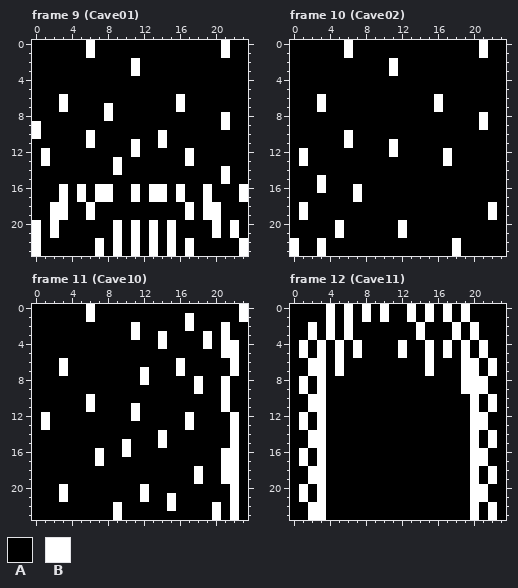
Pixel-art file: res/images/tileset.ase. The picture above was drawn from the file before the commit.
24x24 pixels, 16 frames. Shown: frame 9 (Cave01), frame 10 (Cave02), frame 11 (Cave10), frame 12 (Cave11). The commit also changed other frames, which this record leaves out.
Visible layers, top first: "Layer 3", "Layer 2", "Layer 1".
Palette (. is transparent): A #000000  B #ffffff
Pixels before, frame 9 (Cave01), first column x 0:
 0 AAAAAABAAAAAAAAAAAAAABAA
 1 AAAAAABAAAAAAAAAAAAAABAA
 2 AAAAAAAAAAABAAAAAAAAAAAA
 3 AAAAAAAAAAABAAAAAAAAAAAA
 4 AAAAAAAAAAAAAAAAAAAAAAAA
 5 AAAAAAAAAAAAAAAAAAAAAAAA
 6 AAABAAAAAAAAAAAABAAAAAAA
 7 AAABAAAABAAAAAAABAAAAAAA
 8 AAAAAAAABAAAAAAAAAAAABAA
 9 BAAAAAAAAAAAAAAAAAAAABAA
10 BAAAAABAAAAAAABAAAAAAAAA
11 AAAAAABAAAABAABAAAAAAAAA
12 ABAAAAAAAAABAAAAABAAAAAA
13 ABAAAAAAABAAAAAAABAAAAAA
14 AAAAAAAAABAAAAAAAAAAABAA
15 AAAAAAAAAAAAAAAAAAAAABAA
16 AAABABABBAABABBABAABAAAB
17 AAABABABBAABABBABAABAAAB
18 AABBAABAAAAAAAAAABABBAAA
19 AABBAABAAAAAAAAAABABBAAA
20 BABAAAAAABABABABAAAABABA
21 BABAAAAAABABABABAAAABABA
22 BAAAAAABABABABABABAAAAAB
23 BAAAAAABABABABABABAAAAAB
Pixels before, frame 10 (Cave02), first column x 0:
 0 AAAAAABAAAAAAAAAAAAAABAA
 1 AAAAAABAAAAAAAAAAAAAABAA
 2 AAAAAAAAAAABAAAAAAAAAAAA
 3 AAAAAAAAAAABAAAAAAAAAAAA
 4 AAAAAAAAAAAAAAAAAAAAAAAA
 5 AAAAAAAAAAAAAAAAAAAAAAAA
 6 AAABAAAAAAAAAAAABAAAAAAA
 7 AAABAAAAAAAAAAAABAAAAAAA
 8 AAAAAAAAAAAAAAAAAAAAABAA
 9 AAAAAAAAAAAAAAAAAAAAABAA
10 AAAAAABAAAAAAAAAAAAAAAAA
11 AAAAAABAAAABAAAAAAAAAAAA
12 ABAAAAAAAAABAAAAABAAAAAA
13 ABAAAAAAAAAAAAAAABAAAAAA
14 AAAAAAAAAAAAAAAAAAAAAAAA
15 AAABAAAAAAAAAAAAAAAAAAAA
16 AAABAAABAAAAAAAAAAAAAAAA
17 AAAAAAABAAAAAAAAAAAAAAAA
18 ABAAAAAAAAAAAAAAAAAAAABA
19 ABAAAAAAAAAAAAAAAAAAAABA
20 AAAAABAAAAAABAAAAAAAAAAA
21 AAAAABAAAAAABAAAAAAAAAAA
22 BAABAAAAAAAAAAAAAABAAAAA
23 BAABAAAAAAAAAAAAAABAAAAA
Pixels before, frame 11 (Cave10), first column x 0:
 0 AAAAAABAAAAAAAAAAAAAAAAB
 1 AAAAAABAAAAAAAAAABAAAAAB
 2 AAAAAAAAAAABAAAAABAAABAA
 3 AAAAAAAAAAABAABAAAABABAA
 4 AAAAAAAAAAAAAABAAAABABBA
 5 AAAAAAAAAAAAAAAAAAAAABBA
 6 AAABAAAAAAAAAAAABAAAAABA
 7 AAABAAAAAAAABAAABAAAAABA
 8 AAAAAAAAAAAABAAAAABAABAA
 9 AAAAAAAAAAAAAAAAAABAABAA
10 AAAAAABAAAAAAAAAAAAAABAA
11 AAAAAABAAAABAAAAAAAAABAA
12 ABAAAAAAAAABAAAAABAAAABA
13 ABAAAAAAAAAAAAAAABAAAABA
14 AAAAAAAAAAAAAABAAAAAAABA
15 AAAAAAAAAABAAABAAAAAAABA
16 AAAAAAABAABAAAAAAAAAABBA
17 AAAAAAABAAAAAAAAAAAAABBA
18 AAAAAAAAAAAAAAAAAABAABBA
19 AAAAAAAAAAAAAAAAAABAABBA
20 AAABAAAAAAAABAAAAAAAAABA
21 AAABAAAAAAAABAABAAAAAABA
22 AAAAAAAAABAAAAABAAAABABA
23 AAAAAAAAABAAAAAAAAAABABA
Pixels before, frame 12 (Cave11), first column x 0:
 0 AAAABABABABAABABABABAAAA
 1 AAAABABABABAABABABABAAAA
 2 AABABABAAAAAAABAAABABAAA
 3 AABABABAAAAAAABAAABABAAA
 4 ABABABABAAAABAABABABABAA
 5 ABABABABAAAABAABABABABAA
 6 AABBABAAAAAAAAABAAABBABA
 7 AABBABAAAAAAAAABAAABBABA
 8 ABABAAAAAAAAAAAAAAABBBAA
 9 ABABAAAAAAAAAAAAAAABBBAA
10 AABBAAAAAAAAAAAAAAAABABA
11 AABBAAAAAAAAAAAAAAAABABA
12 ABABAAAAAAAAAAAAAAAABBAA
13 ABABAAAAAAAAAAAAAAAABBAA
14 AABBAAAAAAAAAAAAAAAABABA
15 AABBAAAAAAAAAAAAAAAABABA
16 ABABAAAAAAAAAAAAAAAABBAA
17 ABABAAAAAAAAAAAAAAAABBAA
18 AABBAAAAAAAAAAAAAAAABABA
19 AABBAAAAAAAAAAAAAAAABABA
20 ABABAAAAAAAAAAAAAAAABBAA
21 ABABAAAAAAAAAAAAAAAABBAA
22 AABBAAAAAAAAAAAAAAAABABA
23 AABBAAAAAAAAAAAAAAAABABA
The result:
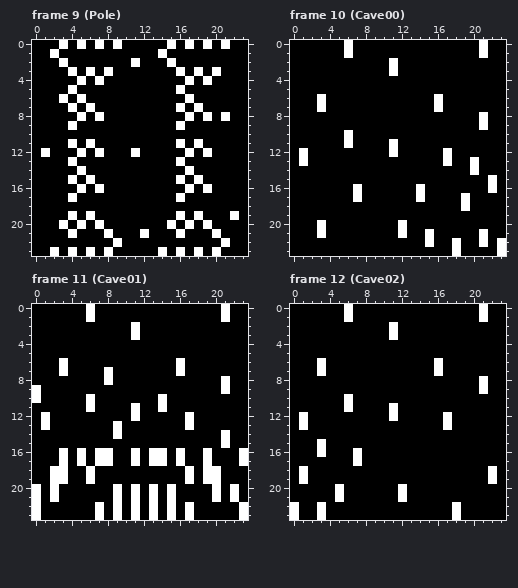
Edits made:
Changed rows in their new state; - is an unchanged pixel.
Frame 9 (Pole), layers "Layer 3", "Layer 2":
first column x 0:
 0 ---B-BAB-B-----B-B-B----
 1 --B---A-------B------A--
 2 ---B-----------B--------
 3 ----B-B-B--A----B-B-B---
 4 -----B-B---------B-B----
 5 ----B-----------B-------
 6 -----B----------AB------
 7 ---AB-B-A---------B-----
 8 -----B-BA--------B-B----
 9 A---B-----------B----A--
10 A-----A-------A---------
11 ----B------A--A-B-B-----
12 -----B-B-----------B----
13 -A--B----A------BA------
14 -----B---A-------B---A--
15 ----B-B---------B-B--A--
16 ---A----A--A-AA-AB-----A
17 ---ABA-AA--A-AA----A---A
18 --AA--A----------A-AA---
19 --AAB-----------BABAA-B-
20 A-AB-B-B-A-A-A---B-BA-A-
21 A-A-B---BA-ABA-AB-----A-
22 A------A---A-A-A-A---B-A
23 A-B-B-BABA-A-ABABAB-B--A
Frame 10 (Cave00), layer "Layer 2":
first column x 0:
13 --------------------B---
14 --------------------B---
15 ---A------------------B-
16 ---A----------B-------B-
17 --------------B----B----
18 -A-----------------B--A-
19 -A--------------------A-
20 ---B-A------------------
21 ---B-A---------B-----B--
22 A--A-----------B-----B-B
23 A--A-------------------B
Frame 11 (Cave01), layer "Layer 2":
first column x 0:
 0 ---------------------B-A
 1 -----------------A---B-A
 2 -----------------A---A--
 3 --------------A----A-A--
 4 --------------A----A-AA-
 5 ---------------------AA-
 6 ----------------------A-
 7 --------B---A---------A-
 8 --------B---A-----A-----
 9 B-----------------A-----
10 B-------------B------A--
11 --------------B------A--
12 ----------------------A-
13 ---------B------------A-
14 ---------B----A------BA-
15 ----------A---A------BA-
16 ---B-B--B-AB-BB-B--B-AAB
17 ---B-B--B--B-BB-B--B-AAB
18 --BB--B----------BABBAA-
19 --BB--B----------BABBAA-
20 B-BA-----B-BAB-B----B---
21 B-BA-----B-BAB------B---
22 B------B---B-B---B--A-AB
23 B------B---B-B-B-B--A-AB
Frame 12 (Cave02), layer "Layer 2":
first column x 0:
 0 ----A---A-A--A-A-A-A-B-
 1 ----A---A-A--A-A-A-A-B-
 2 --A-A-A----B--A---A-A--
 3 --A-A-A----B--A---A-A--
 4 -A-A-A-A----A--A-A-A-A-
 5 -A-A-A-A----A--A-A-A-A-
 6 --A--A---------AB--AA-A
 7 --A--A---------AB--AA-A
 8 -A-A---------------AA--
 9 -A-A---------------AA--
10 --AA--B-------------A-A
11 --AA--B----B--------A-A
12 ---A-------B-----B--AA-
13 ---A-------------B--AA-
14 --AA----------------A-A
15 --A-----------------A-A
16 -A-----B------------AA-
17 -A-A---B------------AA-
18 -BAA----------------A--
19 -BAA----------------A--
20 -A-A-B------B-------AA-
21 -A-A-B------B-------AA-
22 B-A---------------B-A-A
23 B-A---------------B-A-A
